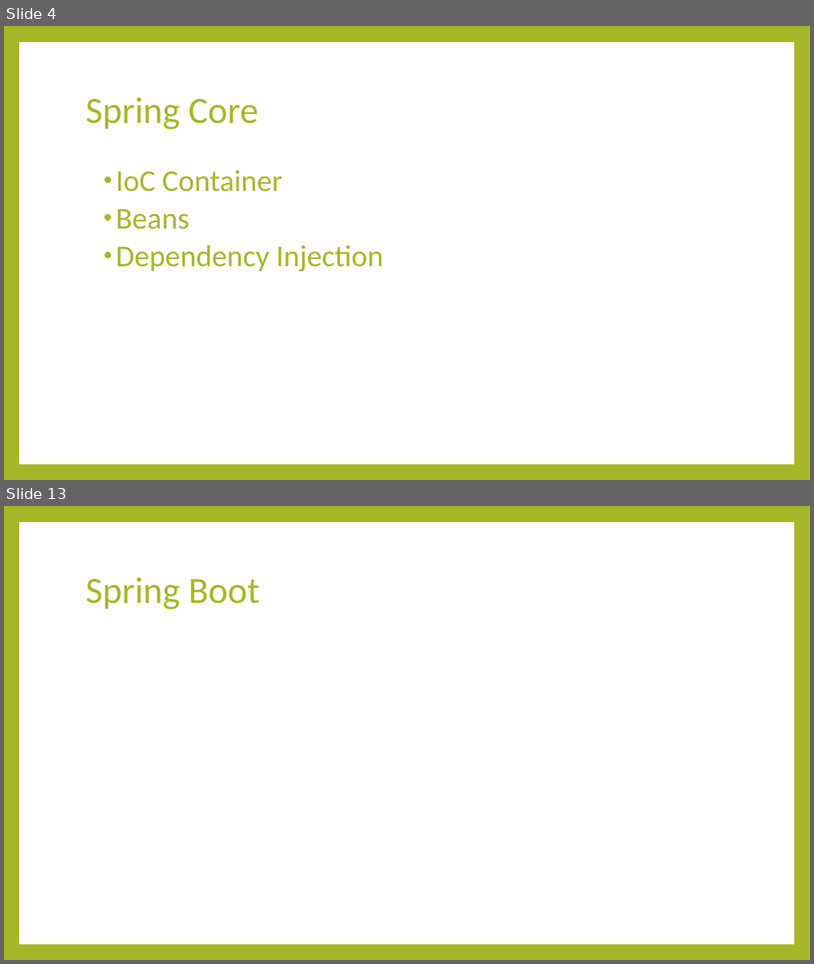
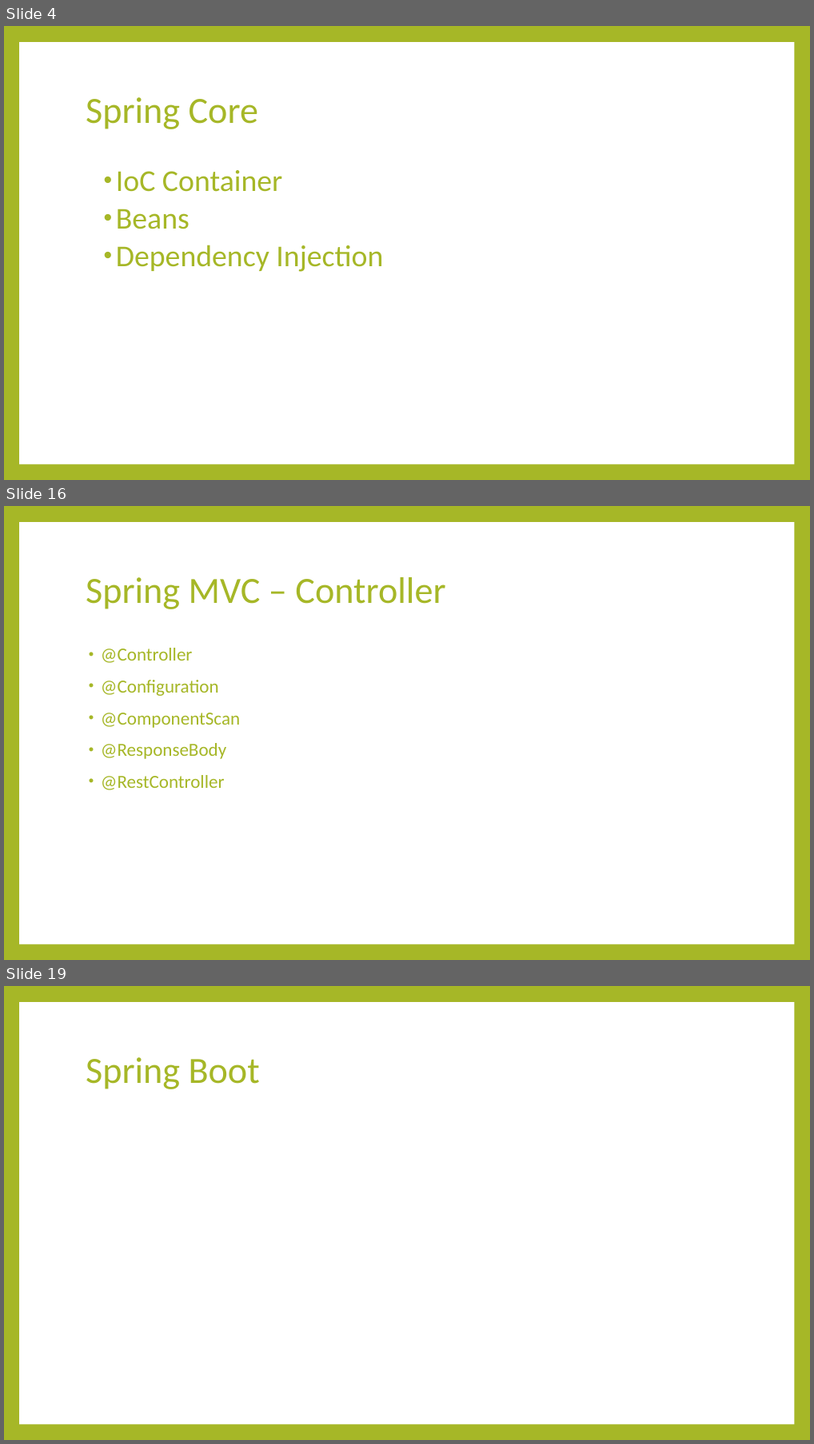
Before and after one commit to thaolt007/spring-doc, a slide deck: Spring.pptx. Shown one above the other, each under a label of ours: slides 4 and 13 before the commit, slides 4, 16 and 19 after it; the slides between them are not shown. The pictures are 814x964 and 814x1444 pixels, drawn with LibreOffice and Linux fonts; fonts in the diff are those of the drawing. Boxes give left, top, right and bottom in pixels: in the first picture for what was removed or moved away, otherwise in the second. Text is boxed around its words. In the diff, an @@ line names an element or a change of style, - is before the commit and + after.

```diff
--- a/Spring.pptx
+++ b/Spring.pptx
@@ slide 16 added at box(4, 506, 810, 960), background #A6B727; not listed: 1 template element that a slide beside it also shows @@
@@ title added at box(86, 577, 446, 609), 44 pt, text #A6B727 @@
+Spring MVC – Controller
@@ text added at box(101, 648, 240, 790), 22 pt, text #A6B727 @@
+• @Controller
+• @Configuration
+• @ComponentScan
+• @ResponseBody
+• @RestController
@@ what was slide 13 is now slide 19 @@
```
Also in this commit, not shown: 8 slides changed, 5 other slides added, 3 other files.
